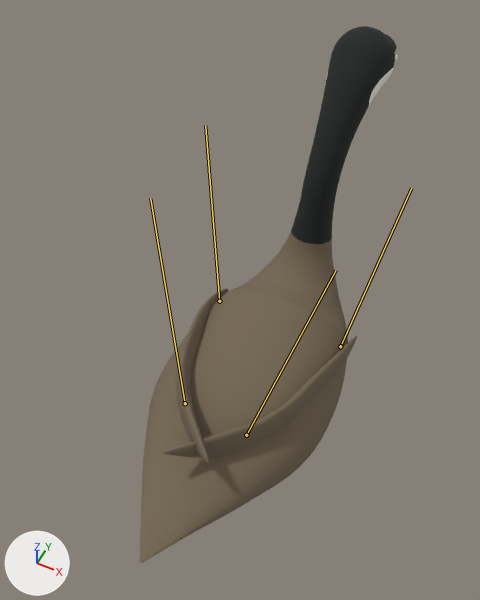
Two versions of the Blender file assets/characters/goose/goose-animated.blend, one commit apart.
The view is the same before and after, from a camera (50 mm lens) standing at (0.423, -1.032, 1.714) and looking at (-0.078, -0.03, 0.463). The axes (+X, +Y, +Z) are drawn at lower left. The lights are the same throughout. The older version comes first. Both versions are drawn at frame 14 of the action 'wing_flutter'; the numbers are the values there. The bones that change are drawn over the model as lines.

The first picture shows 'goose-left-wing', 'goose-right-wing', 'goose-shell'.
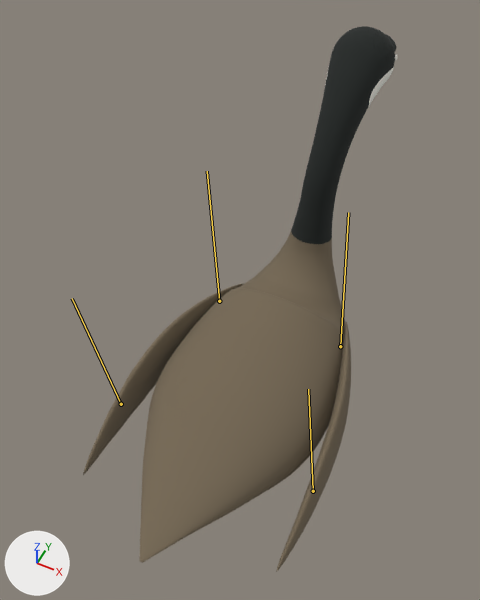
Edits to the bpy script that builds the scene:
```text
Change bone_left_wing:
    where bone_left_wing = bpy.data.objects['canada-goose'].pose.bones['left_wing']  # child of 'body'
    bone_left_wing.rotation_quaternion: (0.981, -0.106, 0.149, 0.061) -> (0.992, 0.065, -0.108, -0.024)  # degrees (-12, 18, 5) -> degrees (8, -12, -4)
Change bone_left_wing_tip:
    where bone_left_wing_tip = bpy.data.objects['canada-goose'].pose.bones['left_wing_tip']  # child of 'left_wing'
    bone_left_wing_tip.rotation_quaternion: (0.992, -0.057, 0.108, 0.028) -> (1.0, 0.012, -0.024, -0.005)  # degrees (-6, 13, 3) -> degrees (1, -3, -1)
Change bone_right_wing:
    where bone_right_wing = bpy.data.objects['canada-goose'].pose.bones['right_wing']  # child of 'body'
    bone_right_wing.rotation_quaternion: (0.986, -0.093, -0.13, -0.058) -> (0.994, 0.057, 0.094, 0.026)  # degrees (-10, -15, -5) -> degrees (7, 11, 4)
Change bone_right_wing_tip:
    where bone_right_wing_tip = bpy.data.objects['canada-goose'].pose.bones['right_wing_tip']  # child of 'right_wing'
    bone_right_wing_tip.rotation_quaternion: (0.992, -0.057, -0.108, -0.028) -> (1.0, 0.012, 0.024, 0.005)  # degrees (-6, -13, -3) -> degrees (1, 3, 1)
```

Location of each change, (x1, y1, x2, y2) in pixels of the pictures (480 x 600 px):
'goose-right-wing', posed (61% narrower, 102% taller)
    before: (163, 335, 357, 458)
    after: (276, 322, 351, 572)
'goose-left-wing', posed (212% wider, 9% taller)
    before: (177, 289, 228, 465)
    after: (83, 283, 244, 475)
bone 'left_wing', root to tip
    before: (219, 301) to (205, 125)
    after: (219, 301) to (207, 171)
bone 'left_wing_tip', root to tip
    before: (185, 403) to (150, 198)
    after: (121, 404) to (72, 298)
bone 'right_wing', root to tip
    before: (340, 346) to (411, 188)
    after: (340, 346) to (348, 212)
bone 'right_wing_tip', root to tip
    before: (246, 435) to (336, 270)
    after: (313, 491) to (308, 389)
